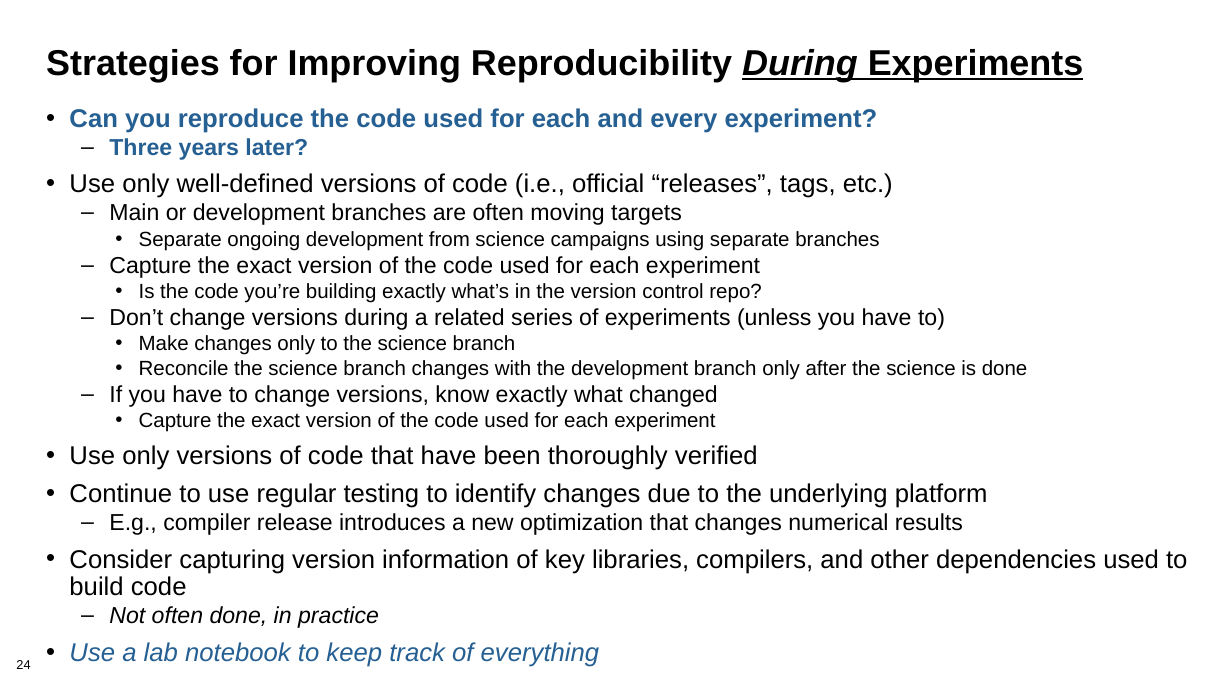
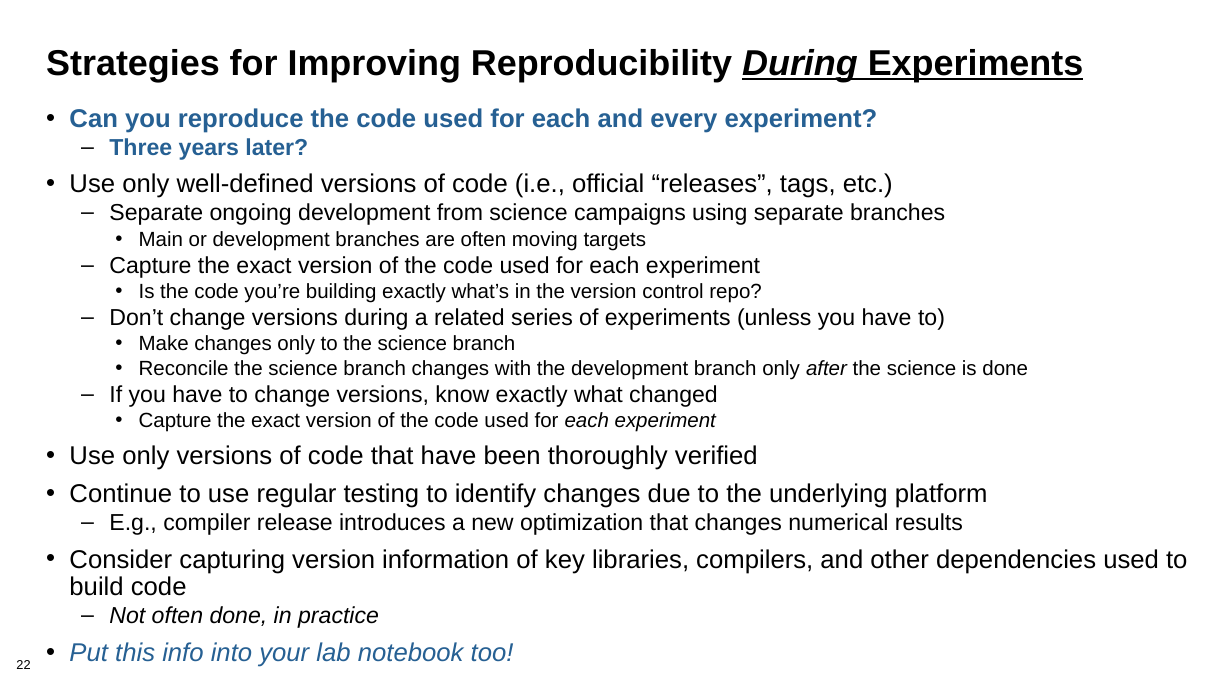
Before and after one commit to bssw-tutorial/presentations, a slide deck: slide 22 of repro-notebooks.pptx (slide 24 before the commit). Drawn at 1232x693 pixels with LibreOffice and Linux fonts; fonts in the diff are those of the drawing. Boxes give left, top, right and bottom in pixels: in the first picture for what was removed or moved away, otherwise in the second. Text is boxed around its words. In the diff, an @@ line names an element or a change of style, - is before the commit and + after.

Commit message:
Refinements to repro-notebooks presentation

```diff
--- a/repro-notebooks.pptx
+++ b/repro-notebooks.pptx
@@ text at bbox=[109, 203, 945, 225]: paragraph added @@
+  – Separate ongoing development from science campaigns using separate branches
@@ text at bbox=[139, 231, 879, 251]: paragraph removed @@
-    • Separate ongoing development from science campaigns using separate branches
@@ text at bbox=[139, 231, 1028, 432]: size 18 to 16 pt in "Main or development branches are often moving ..."; italic on in "after", "each experiment"; bullet – to •; list level 2 to 3 in "Main or development branches are ..." @@
@@ text at bbox=[69, 642, 514, 667]: text changed @@
-• Use a lab notebook to keep track of everything
+• Put this info into your lab notebook too!
@@ page number at bbox=[16, 660, 30, 669]: text changed @@
-24
+22
```
Also in this commit, not shown: 14 other slides changed, 5 slides removed.
